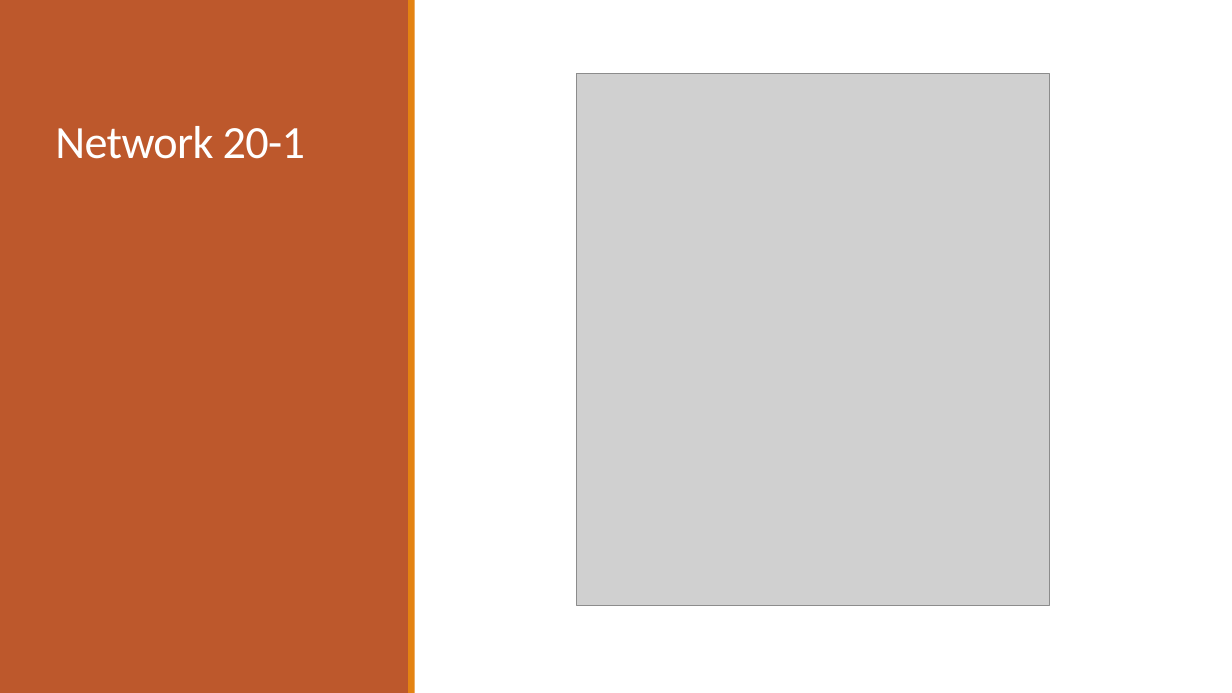
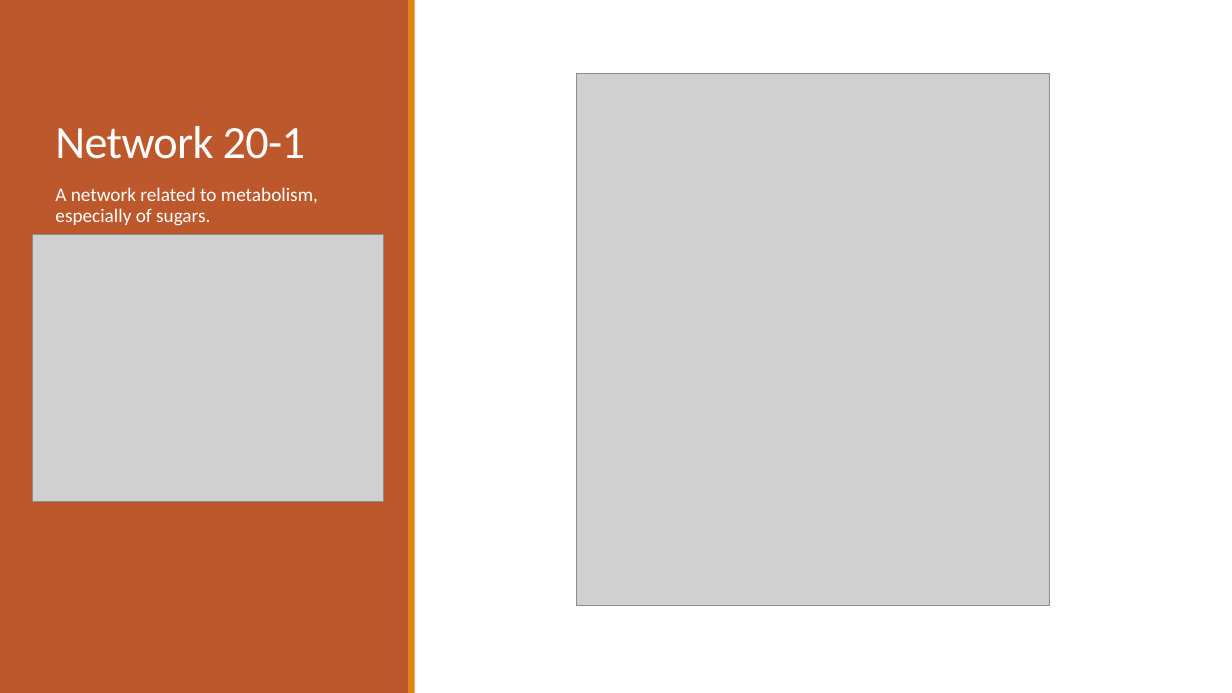
Before and after one commit to dyaom/REHS-2019, a slide deck: slide 16 of Cataract.pptx (slide 17 before the commit). Drawn at 1232x693 pixels with LibreOffice and Linux fonts; fonts in the diff are those of the drawing; grey boxes stand for pictures. Boxes give left, top, right and bottom in pixels: in the first picture for what was removed or moved away, otherwise in the second. Text is boxed around its words. In the diff, an @@ line names an element or a change of style, - is before the commit and + after.

```diff
--- a/Cataract.pptx
+++ b/Cataract.pptx
@@ text added at [55,187,318,226], 15 pt, text #FFFFFF @@
+A network related to metabolism, especially of sugars.
@@ picture added at [32,235,384,503] @@
```
Also in this commit, not shown: 7 other slides changed, 3 slides added, 2 slides removed, 1 other file.
